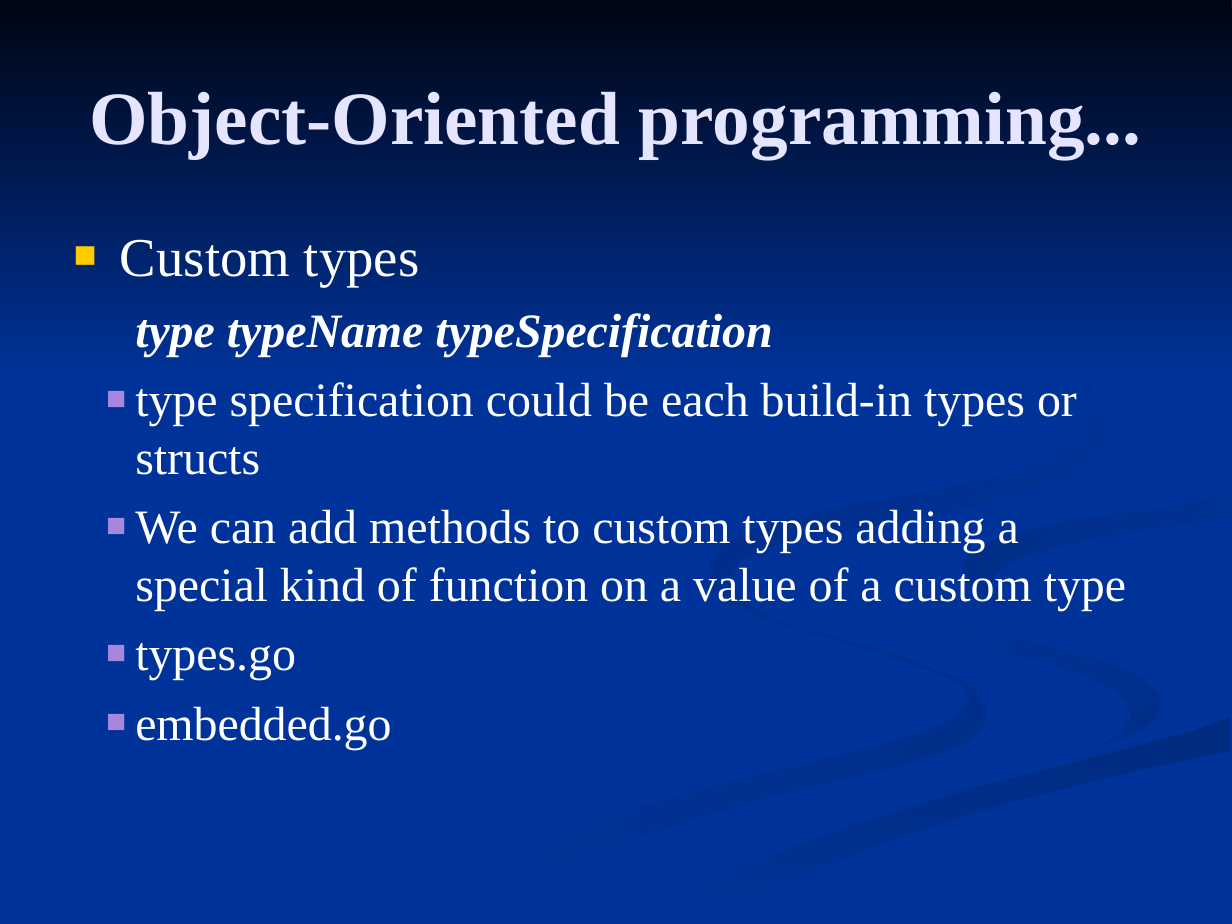
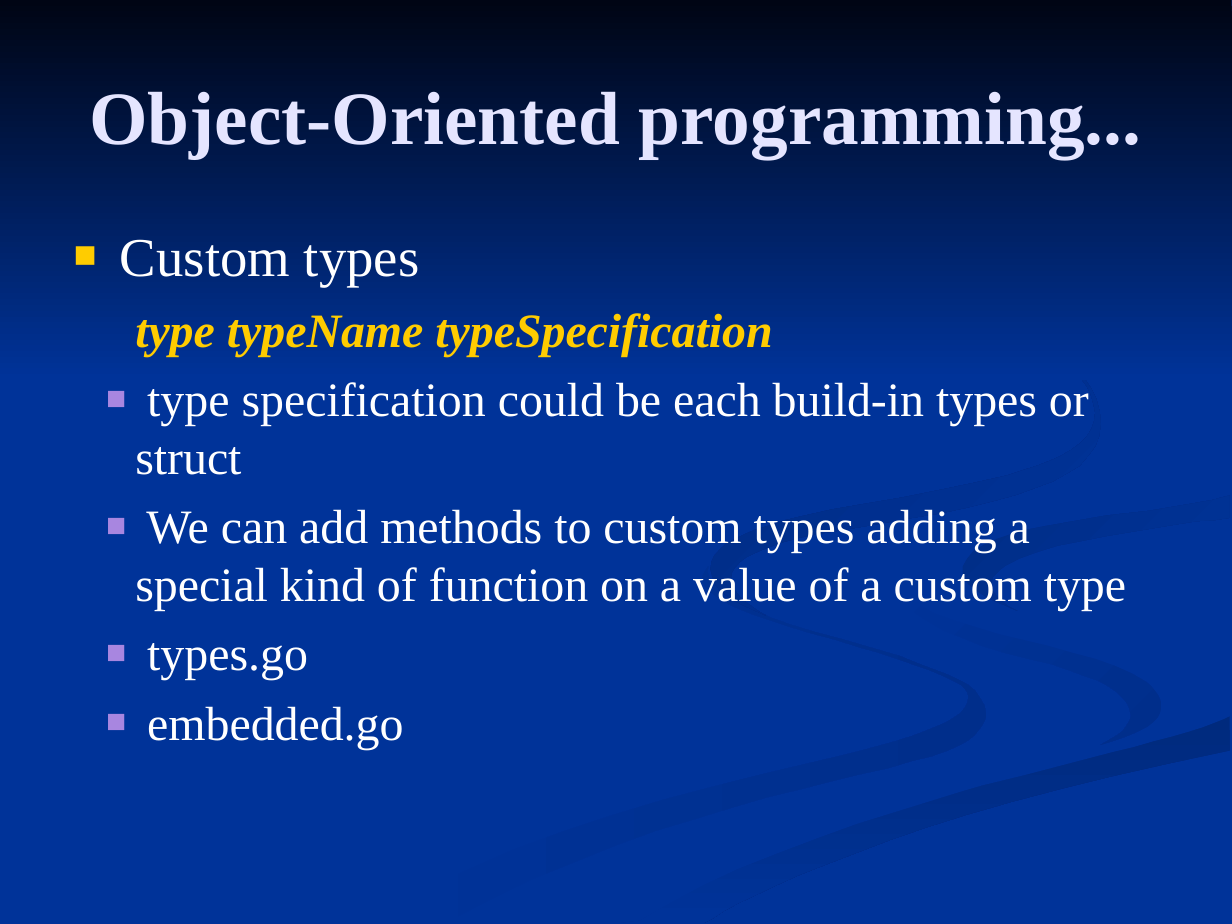
Before and after one commit to FrancoMelandri/GoLang, a slide deck: slide 30 of golang.ppt. Drawn at 1232x924 pixels with LibreOffice and Linux fonts; fonts in the diff are those of the drawing. Boxes give left, top, right and bottom in pixels: in the first picture for what was removed or moved away, otherwise in the second. Text is boxed around its words. In the diff, an @@ line names an element or a change of style, - is before the commit and + after.

```diff
--- a/golang.ppt
+++ b/golang.ppt
@@ text at [135,313,772,357]: text colour #FFFFFF to #FFCC00 in "type typeName typeSpecification" @@
@@ text at [135,382,1089,475]: text changed @@
-  ■ type specification could be each build-in types or structs
+  ■ type specification could be each build-in types or struct
```
Also in this commit, not shown: 16 other slides changed, 5 slides added, 1 slide removed.
